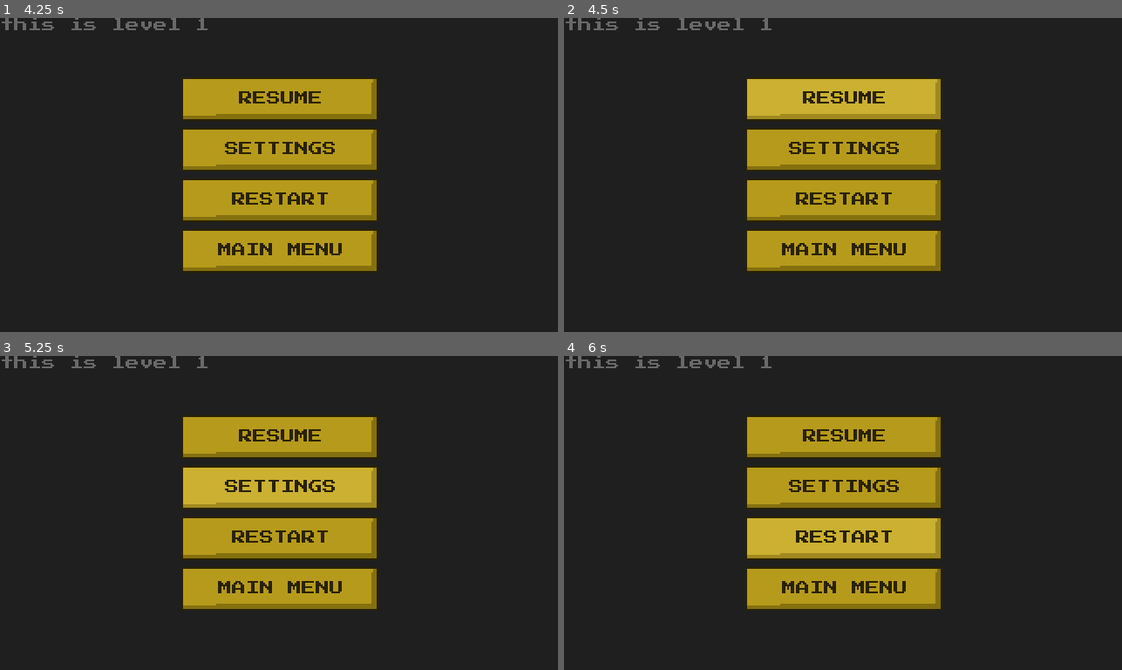
Above: before the commit, frames 1-4 (two rows, left to right).
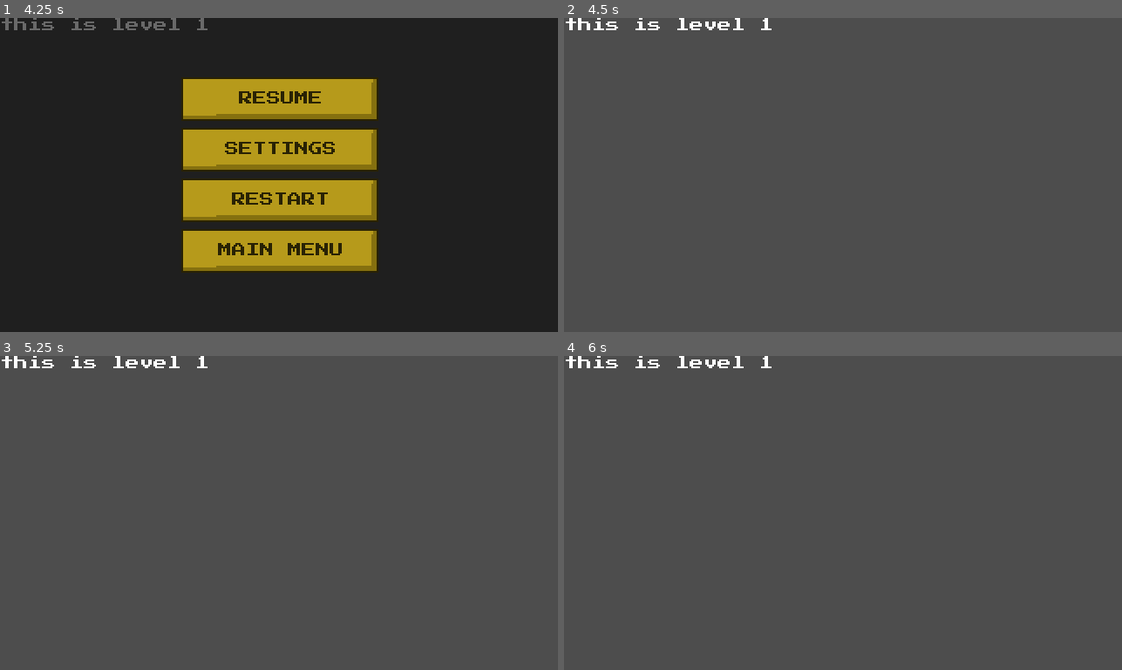
Above: after the commit, the same moments.

Repository: estftor/gwc_project2026
Game: Godot game, scene res://Scenes/level_1.tscn
Two runs of this game, one before a commit and one after it. Both use one fixed random seed, a clock stepped at 60 frames per second and the inputs below. This scene is started directly instead of the project's main scene.
Inputs (mouse positions are in pixels of both pictures, inside the frame that each line leads up to):
- Up to frame 1 (4.25 s): tap Enter at 0.5, 2, 3.5 s; tap Space at 1.25, 2.75 s; tap Escape (ui_cancel) at 4.15 s
- Up to frame 2 (4.5 s): click "RESUME" at 4.25 s
- Up to frame 3 (5.25 s): click (279, 487) at 5 s, where only the run before the commit has a clickable "SETTINGS"
- Up to frame 4 (6 s): click (843, 538) at 5.75 s, where only the run before the commit has a clickable "RESTART"

Frame 1 is identical in both runs. In frame 2, 100% of the frame differs, in the area x 0-100%, y 0-100%; in frame 3, 100%; in frame 4, 100%.

Commit message:
Make pause menu buttons work and add settings panel

Diff:
--- a/ucfparking/Scenes/pause_menu.tscn
+++ b/ucfparking/Scenes/pause_menu.tscn
@@ -3,6 +3,7 @@
 [ext_resource type="Script" uid="uid://cvynp1wb6o8oy" path="res://Scripts/pause_menu.gd" id="1_emv3i"]
 [ext_resource type="Texture2D" uid="uid://cffq3514bkory" path="res://Assets/UI/start menu buttons.png" id="2_1och7"]
 [ext_resource type="FontFile" uid="uid://warafq12toru" path="res://Assets/Fonts/PressStart2P-Regular.ttf" id="3_bpi0q"]
+[ext_resource type="PackedScene" uid="uid://82s0ibvo5jxh" path="res://Scenes/settings_menu.tscn" id="4_bpi0q"]
 
 [sub_resource type="AtlasTexture" id="AtlasTexture_vmyb1"]
 atlas = ExtResource("2_1och7")
@@ -28,7 +29,7 @@
 grow_vertical = 2
 color = Color(0, 0, 0, 0.5882353)
 
-[node name="Buttons" type="VBoxContainer" parent="." unique_id=1534246607]
+[node name="Pause Menu Buttons" type="VBoxContainer" parent="." unique_id=1534246607]
 anchors_preset = 8
 anchor_left = 0.5
 anchor_top = 0.5
@@ -43,14 +44,14 @@
 scale = Vector2(2, 2)
 pivot_offset = Vector2(56, 56)
 
-[node name="Resume Button" type="TextureButton" parent="Buttons" unique_id=2124143145]
+[node name="Resume Button" type="TextureButton" parent="Pause Menu Buttons" unique_id=2124143145]
 layout_mode = 2
 size_flags_horizontal = 4
 texture_normal = SubResource("AtlasTexture_vmyb1")
 texture_pressed = SubResource("AtlasTexture_myy0f")
 texture_hover = SubResource("AtlasTexture_sjs17")
 
-[node name="Button Label" type="Label" parent="Buttons/Resume Button" unique_id=1708972612]
+[node name="Button Label" type="Label" parent="Pause Menu Buttons/Resume Button" unique_id=1708972612]
 layout_mode = 1
 anchors_preset = 8
 anchor_left = 0.5
@@ -70,14 +71,14 @@
 horizontal_alignment = 1
 vertical_alignment = 1
 
-[node name="Settings Button" type="TextureButton" parent="Buttons" unique_id=1847345177]
+[node name="Settings Button" type="TextureButton" parent="Pause Menu Buttons" unique_id=1847345177]
 layout_mode = 2
 size_flags_horizontal = 4
 texture_normal = SubResource("AtlasTexture_vmyb1")
 texture_pressed = SubResource("AtlasTexture_myy0f")
 texture_hover = SubResource("AtlasTexture_sjs17")
 
-[node name="Button Label" type="Label" parent="Buttons/Settings Button" unique_id=1197335152]
+[node name="Button Label" type="Label" parent="Pause Menu Buttons/Settings Button" unique_id=1197335152]
 layout_mode = 1
 anchors_preset = 8
 anchor_left = 0.5
@@ -97,14 +98,14 @@
 horizontal_alignment = 1
 vertical_alignment = 1
 
-[node name="Restart Button" type="TextureButton" parent="Buttons" unique_id=387181042]
+[node name="Restart Button" type="TextureButton" parent="Pause Menu Buttons" unique_id=387181042]
 layout_mode = 2
 size_flags_horizontal = 4
 texture_normal = SubResource("AtlasTexture_vmyb1")
 texture_pressed = SubResource("AtlasTexture_myy0f")
 texture_hover = SubResource("AtlasTexture_sjs17")
 
-[node name="Button Label" type="Label" parent="Buttons/Restart Button" unique_id=461116434]
+[node name="Button Label" type="Label" parent="Pause Menu Buttons/Restart Button" unique_id=461116434]
 layout_mode = 1
 anchors_preset = 8
 anchor_left = 0.5
@@ -124,14 +125,14 @@
 horizontal_alignment = 1
 vertical_alignment = 1
 
-[node name="Main Menu Button" type="TextureButton" parent="Buttons" unique_id=2074843734]
+[node name="Main Menu Button" type="TextureButton" parent="Pause Menu Buttons" unique_id=2074843734]
 layout_mode = 2
 size_flags_horizontal = 4
 texture_normal = SubResource("AtlasTexture_vmyb1")
 texture_pressed = SubResource("AtlasTexture_myy0f")
 texture_hover = SubResource("AtlasTexture_sjs17")
 
-[node name="Button Label" type="Label" parent="Buttons/Main Menu Button" unique_id=355163669]
+[node name="Button Label" type="Label" parent="Pause Menu Buttons/Main Menu Button" unique_id=355163669]
 layout_mode = 1
 anchors_preset = 8
 anchor_left = 0.5
@@ -150,3 +151,13 @@
 text = "MAIN MENU"
 horizontal_alignment = 1
 vertical_alignment = 1
+
+[node name="Settings Menu" parent="." unique_id=1139120998 instance=ExtResource("4_bpi0q")]
+
+[connection signal="pressed" from="Pause Menu Buttons/Resume Button" to="." method="_on_resume_button_pressed"]
+[connection signal="pressed" from="Pause Menu Buttons/Settings Button" to="." method="_on_settings_button_pressed"]
+[connection signal="pressed" from="Pause Menu Buttons/Restart Button" to="." method="_on_restart_button_pressed"]
+[connection signal="pressed" from="Pause Menu Buttons/Main Menu Button" to="." method="_on_main_menu_button_pressed"]
+[connection signal="pressed" from="Settings Menu/Panel/Setting Exit Button" to="." method="_on_setting_exit_button_pressed"]
+
+[editable path="Settings Menu"]
--- a/ucfparking/Scripts/pause_menu.gd
+++ b/ucfparking/Scripts/pause_menu.gd
@@ -4,9 +4,39 @@
 # Called when the node enters the scene tree for the first time.
 func _ready() -> void:
 	visible = false
+	$"Settings Menu".visible = false
+
 func _input(event: InputEvent) -> void:
 
 	# Godot built in pause press
 	if event.is_action_pressed("ui_cancel"):
 		get_tree().paused = !get_tree().paused
 		visible = get_tree().paused
+		$"Settings Menu".visible = false
+		$"Pause Menu Buttons".visible = true
+
+
+
+
+func _on_resume_button_pressed() -> void:
+	get_tree().paused = false
+	visible = false
+
+
+func _on_settings_button_pressed() -> void:
+	$"Pause Menu Buttons".visible = false
+	$"Settings Menu".visible = true
+
+
+func _on_restart_button_pressed() -> void:
+	get_tree().paused = false
+	get_tree().reload_current_scene()
+
+func _on_main_menu_button_pressed() -> void:
+	get_tree().paused = false
+	get_tree().change_scene_to_file("res://Scenes/StartMenu.tscn")
+
+
+func _on_setting_exit_button_pressed() -> void:
+	$"Settings Menu".visible = false
+	$"Pause Menu Buttons".visible = true
